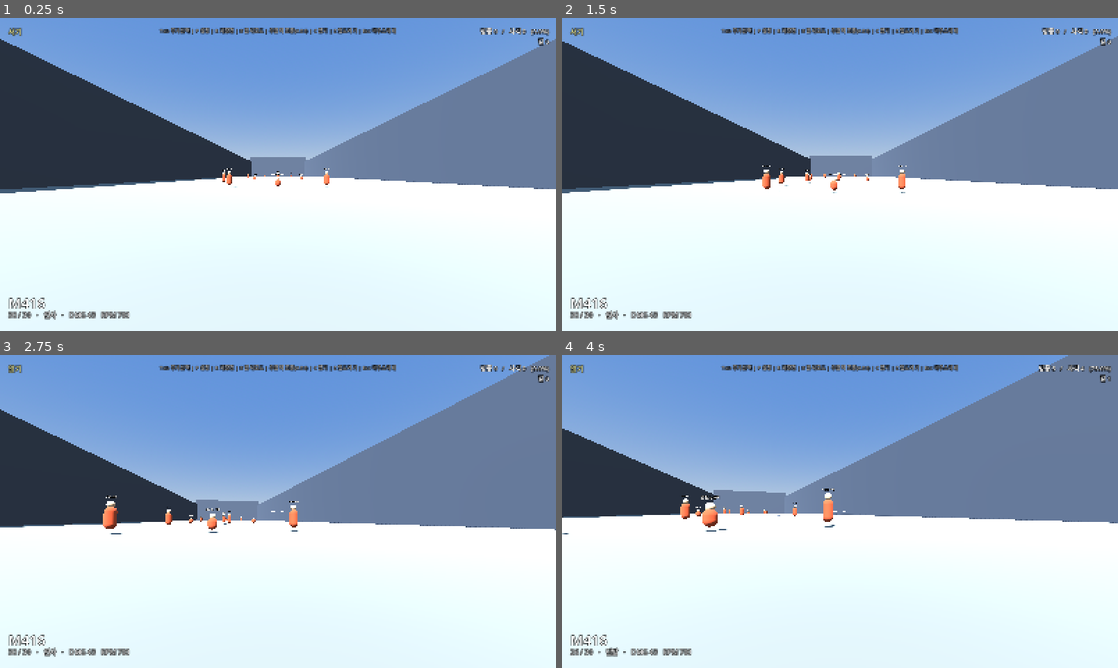
Above: before the commit, frames 1-4 (two rows, left to right).
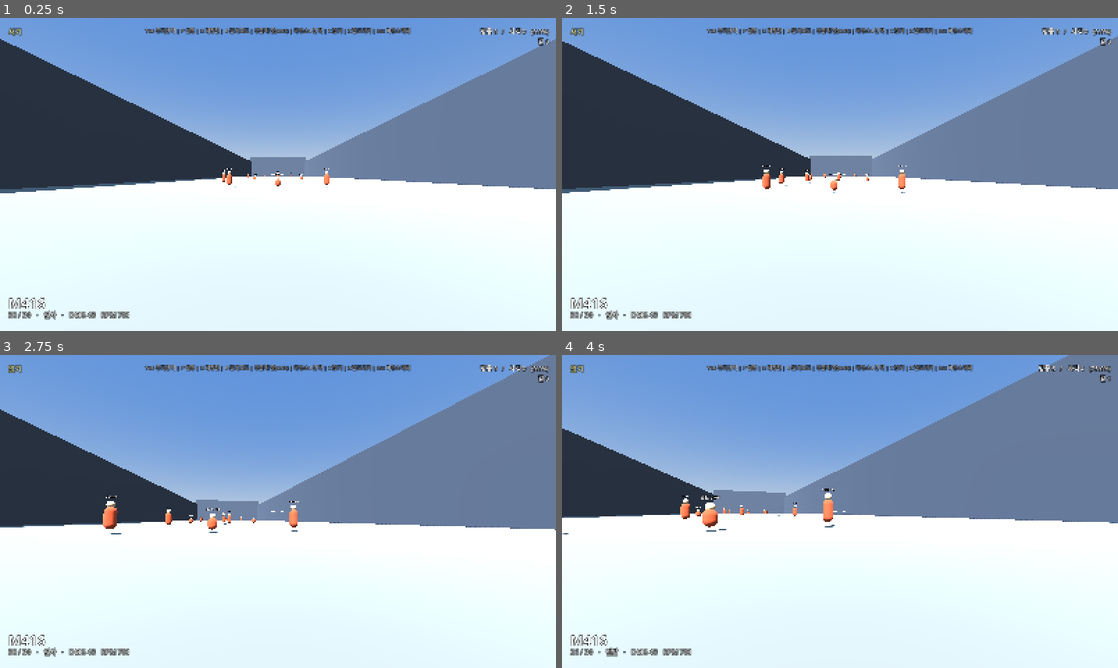
Above: after the commit, the same moments.

Repository: wqrvQ2WR/pubg-aim-trainer
Game: Godot game, scene res://scenes/Main.tscn
The game is run twice, just before and just after one commit, with the same random seed, the same clock (stepped at 60 frames per second) and the same inputs.
Inputs (mouse positions are in pixels of both pictures, inside the frame that each line leads up to):
- Up to frame 1 (0.25 s): no input
- Up to frame 2 (1.5 s): move the mouse to (867, 174) at 0.52 s; hold Right mouse button (ads) 0.53-1.28 s; hold W (move_forward) from 0.53 s (still down); tap Space (jump) at 0.77 s; move the mouse to (812, 174) at 1.27 s; right-click (812, 174) at 1.35 s
- Up to frame 3 (2.75 s): keep holding W (move_forward); tap Space (jump) at 1.52 s; move the mouse to (289, 505) at 2.02 s; hold C (crouch) from 2.03 s (still down); right-click (289, 505) at 2.3 s
- Up to frame 4 (4 s): keep holding W (move_forward); move the mouse to (834, 517) at 2.77 s; release C (crouch) at 2.78 s; click (834, 517) at 2.85 s; tap Space (jump) at 3.02, 3.77 s; right-click (834, 517) at 3.05 s; move the mouse to (878, 514) at 3.52 s; hold B (fire_mode_switch) from 3.53 s (still down); right-click (878, 514) at 3.8 s

The runs differ from the first frame. In frame 1, 0.8% of the frame differs, in the area x 26-74%, y 3-6%; in frame 2, 0.8%; in frame 3, 0.8%; in frame 4, 0.8%.

Commit message:
견착(마우스4) 기능 추가
우클릭 줌(ADS)과 별개로, 마우스 버튼4(측면 버튼)를 누르고 있으면
견착 상태가 되어 FOV 소폭 축소(0.92배), 감도 소폭 감소(0.8배),
반동 소폭 감소(0.8배) 효과. ADS와 동시 입력시 ADS가 우선 적용됨.
HUD에 "견착 중" 표시 추가.

Diff:
--- a/project.godot
+++ b/project.godot
@@ -36,6 +36,11 @@
 ads={
 "deadzone": 0.2,
 "events": [Object(InputEventMouseButton,"resource_local_to_scene":false,"resource_name":"","device":-1,"button_mask":2,"position":Vector2(0, 0),"global_position":Vector2(0, 0),"factor":1.0,"button_index":2,"canceled":false,"pressed":true,"double_click":false,"script":null)
+]
+}
+shoulder={
+"deadzone": 0.2,
+"events": [Object(InputEventMouseButton,"resource_local_to_scene":false,"resource_name":"","device":-1,"button_mask":128,"position":Vector2(0, 0),"global_position":Vector2(0, 0),"factor":1.0,"button_index":8,"canceled":false,"pressed":true,"double_click":false,"script":null)
 ]
 }
 reload={
--- a/scripts/HUD.gd
+++ b/scripts/HUD.gd
@@ -7,6 +7,7 @@
 var weapon_sub_label: Label
 var stance_label: Label
 var ads_label: Label
+var shoulder_label: Label
 var stats_label: Label
 var hint_label: Label
 
@@ -44,13 +45,18 @@
 	ads_label.text = ""
 	add_child(ads_label)
 
+	shoulder_label = _make_label(18, Color(0.5, 0.85, 1.0), HORIZONTAL_ALIGNMENT_LEFT)
+	_place(shoulder_label, Control.PRESET_TOP_LEFT, 24, 84, 224, 110)
+	shoulder_label.text = ""
+	add_child(shoulder_label)
+
 	stats_label = _make_label(18, Color(0.9, 0.9, 0.9), HORIZONTAL_ALIGNMENT_RIGHT)
 	_place(stats_label, Control.PRESET_TOP_RIGHT, -320, 24, -20, 104)
 	add_child(stats_label)
 
 	hint_label = _make_label(15, Color(0.85, 0.85, 0.85, 0.75), HORIZONTAL_ALIGNMENT_CENTER)
 	_place(hint_label, Control.PRESET_TOP_WIDE, 0, 24, 0, 48)
-	hint_label.text = "Tab 무기선택 | P 설정 | R 재장전 | B 발사모드 | 우클릭 조준(ADS) | C 앉기 | Z 엎드리기 | Esc 마우스해제"
+	hint_label.text = "Tab 무기선택 | P 설정 | R 재장전 | B 발사모드 | 우클릭 줌(ADS) | 마우스4 견착 | C 앉기 | Z 엎드리기 | Esc 마우스해제"
 	add_child(hint_label)
 
 	if player:
@@ -61,6 +67,7 @@
 		player.hit_registered.connect(_on_hit_registered)
 		player.shot_fired.connect(_on_shot_fired)
 		player.ads_changed.connect(_on_ads_changed)
+		player.shoulder_changed.connect(_on_shoulder_changed)
 		_on_weapon_changed(player.current_weapon_id)
 
 	_update_stats()
@@ -116,6 +123,10 @@
 	ads_label.text = "조준 중" if active else ""
 
 
+func _on_shoulder_changed(active: bool) -> void:
+	shoulder_label.text = "견착 중" if active else ""
+
+
 func _on_shot_fired() -> void:
 	shots += 1
 	_update_stats()
--- a/scripts/Player.gd
+++ b/scripts/Player.gd
@@ -8,6 +8,7 @@
 signal hit_registered(is_kill: bool)
 signal shot_fired()
 signal ads_changed(active: bool)
+signal shoulder_changed(active: bool)
 
 enum Stance { STAND, CROUCH, PRONE }
 
@@ -20,6 +21,9 @@
 const BASE_FOV := 80.0
 const ADS_SENS_MULT := 0.55
 const ADS_TWEEN_TIME := 0.12
+const SHOULDER_FOV_MULT := 0.92
+const SHOULDER_SENS_MULT := 0.8
+const SHOULDER_RECOIL_MULT := 0.8
 
 const HEIGHT_STAND := 1.8
 const HEIGHT_CROUCH := 1.1
@@ -46,6 +50,7 @@
 
 var mouse_captured: bool = true
 var is_ads: bool = false
+var is_shoulder: bool = false
 var ads_tween: Tween
 
 
@@ -89,6 +94,7 @@
 	auto_hold = false
 	shots_remaining_in_trigger = 0
 	_set_ads(false)
+	_set_shoulder(false)
 	weapon_changed.emit(id)
 	ammo_changed.emit(ammo_in_mag, w["magazine"])
 	fire_mode_changed.emit(get_current_fire_mode())
@@ -96,14 +102,34 @@
 
 func _set_ads(active: bool) -> void:
 	is_ads = active
+	_update_fov()
+	ads_changed.emit(is_ads)
+
+
+func _set_shoulder(active: bool) -> void:
+	is_shoulder = active
+	_update_fov()
+	shoulder_changed.emit(is_shoulder)
+
+
+func _update_fov() -> void:
 	if ads_tween:
 		ads_tween.kill()
 	var target_fov := BASE_FOV
 	if is_ads:
 		target_fov = BASE_FOV * WeaponData.get_ads_fov_mult(current_weapon_id)
+	elif is_shoulder:
+		target_fov = BASE_FOV * SHOULDER_FOV_MULT
 	ads_tween = create_tween()
 	ads_tween.tween_property(camera, "fov", target_fov, ADS_TWEEN_TIME)
-	ads_changed.emit(is_ads)
+
+
+func _current_sens_mult() -> float:
+	if is_ads:
+		return ADS_SENS_MULT
+	if is_shoulder:
+		return SHOULDER_SENS_MULT
+	return 1.0
 
 
 func get_current_fire_mode() -> String:
@@ -168,15 +194,19 @@
 
 func _unhandled_input(event: InputEvent) -> void:
 	if event is InputEventMouseMotion and mouse_captured:
-		var ads_mult := ADS_SENS_MULT if is_ads else 1.0
-		rotate_y(-event.relative.x * MOUSE_SENS_BASE * sensitivity * ads_mult)
-		head.rotate_x(-event.relative.y * MOUSE_SENS_BASE * sensitivity * ads_mult)
+		var sens_mult := _current_sens_mult()
+		rotate_y(-event.relative.x * MOUSE_SENS_BASE * sensitivity * sens_mult)
+		head.rotate_x(-event.relative.y * MOUSE_SENS_BASE * sensitivity * sens_mult)
 		head.rotation.x = clamp(head.rotation.x, -PITCH_LIMIT, PITCH_LIMIT)
 
 	if event.is_action_pressed("ads") and mouse_captured:
 		_set_ads(true)
 	if event.is_action_released("ads"):
 		_set_ads(false)
+	if event.is_action_pressed("shoulder") and mouse_captured:
+		_set_shoulder(true)
+	if event.is_action_released("shoulder"):
+		_set_shoulder(false)
 
 	if event.is_action_pressed("fire") and mouse_captured:
 		shot_index = 0
@@ -223,6 +253,8 @@
 	Input.mouse_mode = Input.MOUSE_MODE_CAPTURED if value else Input.MOUSE_MODE_VISIBLE
 	if not value and is_ads:
 		_set_ads(false)
+	if not value and is_shoulder:
+		_set_shoulder(false)
 
 
 func _physics_process(delta: float) -> void:
@@ -272,6 +304,8 @@
 func _apply_recoil(i: int) -> void:
 	var r := WeaponData.get_shot_recoil(current_weapon_id, i)
 	var mult := _stance_recoil_multiplier()
+	if is_shoulder:
+		mult *= SHOULDER_RECOIL_MULT
 	head.rotate_x(deg_to_rad(r.x * mult))
 	head.rotation.x = clamp(head.rotation.x, -PITCH_LIMIT, PITCH_LIMIT)
 	rotate_y(deg_to_rad(-r.y * mult))
